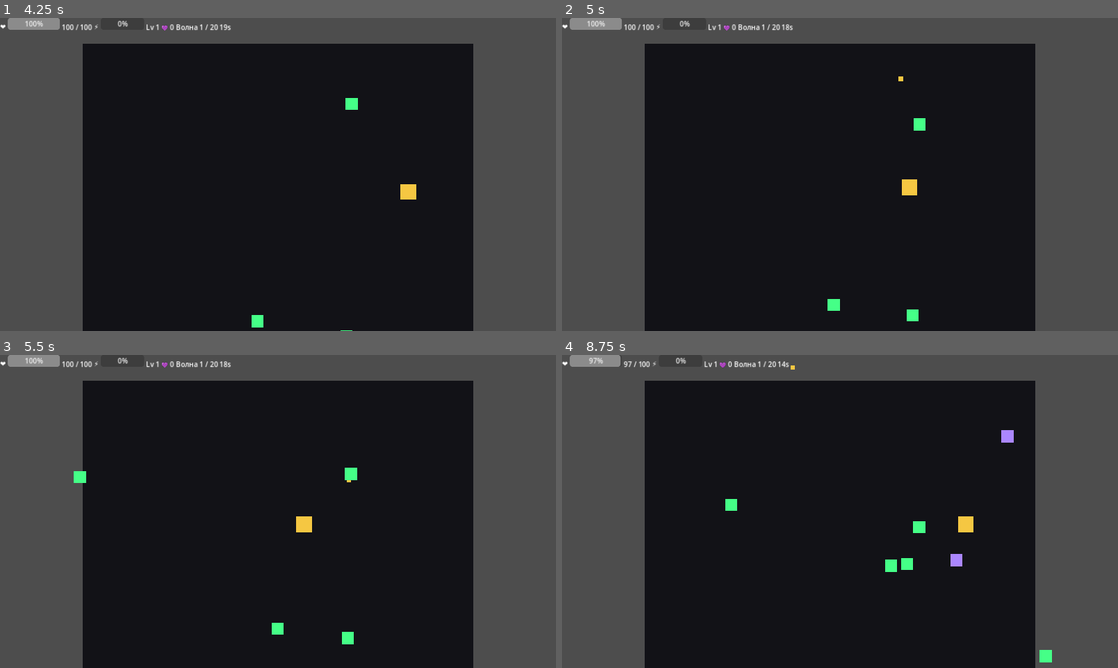
Above: before the commit, frames 1-4 (two rows, left to right).
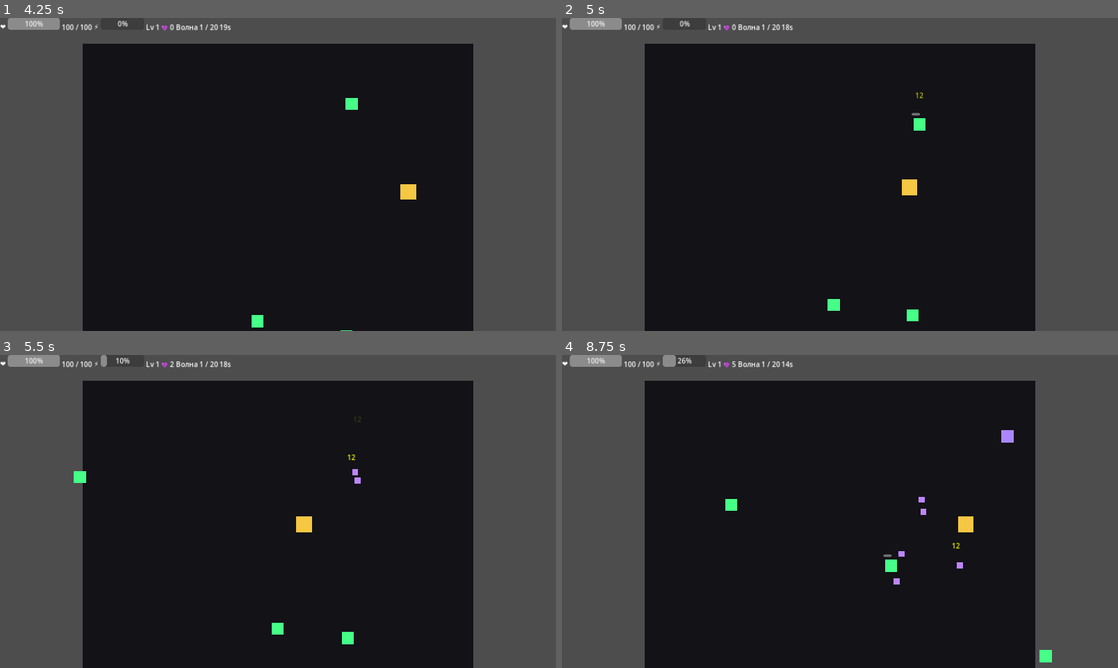
Above: after the commit, the same moments.

Repository: BLXCKBXXST/brotato-mini
Game: Godot game, scene res://scenes/Main.tscn
Two runs of this game, one before a commit and one after it. Both use one fixed random seed, a clock stepped at 60 frames per second and the inputs below.
Inputs:
- Up to frame 1 (4.25 s): click "▶ Начать игру" at 0.5 s; tap Enter at 1.25 s; hold D (move_right) 1.28-2.03 s; hold S (move_down) 2.03-2.78 s; hold D (move_right) 2.78-3.53 s; hold W (move_up) from 3.53 s (still down)
- Up to frame 2 (5 s): release W (move_up) at 4.28 s; hold A (move_left) from 4.28 s (still down)
- Up to frame 3 (5.5 s): keep holding A (move_left)
- Up to frame 4 (8.75 s): release A (move_left) at 5.78 s; hold S (move_down) 5.78-6.53 s; hold D (move_right) 6.53-7.28 s; hold W (move_up) 7.28-8.03 s; hold D (move_right) from 8.03 s (still down)

Frame 1 is identical in both runs. In frame 2, less than 0.1% of the frame differs, in the area x 60-65%, y 18-32%; in frame 3, 0.2%; in frame 4, 0.8%, in the area x 4-73%, y 0-74%.

Commit message:
fix: is_dead guard in Player, game_state guards in Enemy, overlap-based bullet hit detection

Diff:
--- a/scripts/Bullet.gd
+++ b/scripts/Bullet.gd
@@ -1,28 +1,50 @@
 # Bullet.gd
+# Area2D — мониторинг включён, collision layer/mask настроены в сцене.
+# Дополнительно: overlap-проверка через расстояние как fallback.
 extends Area2D
 
-var velocity: Vector2 = Vector2.ZERO
-var damage: float = 10.0
-var pierce: int = 1
-var hits: int = 0
-var speed: float = 500.0
-var lifetime: float = 1.6
+var bullet_velocity: Vector2 = Vector2.ZERO
+var damage: float  = 10.0
+var pierce: int    = 1
+var hits: int      = 0
+var speed: float   = 520.0
+var lifetime: float = 1.8
+var hit_enemies: Array = []
 
 func setup(direction: Vector2, p_damage: float, p_pierce: int) -> void:
-	damage = p_damage
-	pierce = p_pierce
-	velocity = direction.normalized() * speed
+	damage  = p_damage
+	pierce  = p_pierce
+	bullet_velocity = direction.normalized() * speed
 
 func _physics_process(delta: float) -> void:
-	global_position += velocity * delta
+	global_position += bullet_velocity * delta
 	lifetime -= delta
 	if lifetime <= 0:
 		queue_free()
+		return
+	# fallback: дистанционный хит если Area2D не сработал
+	var enemies := get_tree().get_nodes_in_group("enemies")
+	for e in enemies:
+		var node := e as Node2D
+		if node == null or not is_instance_valid(node):
+			continue
+		if node in hit_enemies:
+			continue
+		if global_position.distance_to(node.global_position) < 22.0:
+			_hit(node)
+			if hits >= pierce:
+				queue_free()
+				return
 
-func _on_body_entered(body: Node2D) -> void:
-	if body.is_in_group("enemies"):
-		body.take_hit(damage)
-		GameManager.player_stats["total_damage"] += damage
-		hits += 1
+# сигнал из Area2D
+func _on_body_entered(body: Node) -> void:
+	if body.is_in_group("enemies") and body not in hit_enemies:
+		_hit(body)
 		if hits >= pierce:
 			queue_free()
+
+func _hit(enemy: Node) -> void:
+	hit_enemies.append(enemy)
+	enemy.call("take_hit", damage)
+	GameManager.player_stats["total_damage"] += damage
+	hits += 1
--- a/scripts/Enemy.gd
+++ b/scripts/Enemy.gd
@@ -2,96 +2,111 @@
 extends CharacterBody2D
 
 @onready var health_bar: ProgressBar = $HealthBar
-@onready var sprite: ColorRect = $Sprite
+@onready var sprite: ColorRect       = $Sprite
 
-var hp: float = 20.0
-var max_hp: float = 20.0
-var speed: float = 70.0
-var damage: float = 8.0
-var xp_reward: int = 3
-var mat_reward: int = 2
+var hp: float        = 20.0
+var max_hp: float    = 20.0
+var speed: float     = 70.0
+var damage: float    = 8.0
+var xp_reward: int   = 3
+var mat_reward: int  = 2
 var damage_timer: float = 0.0
+var is_dying: bool   = false
 
-const DAMAGE_INTERVAL := 0.1
-const DROP_SCENE := preload("res://scenes/Drop.tscn")
+const DAMAGE_INTERVAL := 0.5
+const DROP_SCENE       := preload("res://scenes/Drop.tscn")
 const FLOAT_TEXT_SCENE := preload("res://scenes/FloatText.tscn")
 
 func setup(p_hp: float, p_speed: float, p_damage: float, p_xp: int, p_mat: int) -> void:
-	hp = p_hp
-	max_hp = p_hp
-	speed = p_speed
-	damage = p_damage
+	hp        = p_hp
+	max_hp    = p_hp
+	speed     = p_speed
+	damage    = p_damage
 	xp_reward = p_xp
 	mat_reward = p_mat
 	_update_health_bar()
 
 func _physics_process(delta: float) -> void:
-	_seek_player(delta)
+	if GameManager.game_state != "fight" or is_dying:
+		velocity = Vector2.ZERO
+		return
+	_seek_player()
 	_check_player_contact(delta)
 
-func _seek_player(_delta: float) -> void:
-	var player: Node2D = get_tree().get_first_node_in_group("player") as Node2D
+func _seek_player() -> void:
+	var player := get_tree().get_first_node_in_group("player") as Node2D
 	if player == null:
 		return
-	var dir: Vector2 = (player.global_position - global_position).normalized()
-	velocity = dir * speed
+	velocity = (player.global_position - global_position).normalized() * speed
 	move_and_slide()
 
 func _check_player_contact(delta: float) -> void:
-	var player: Node2D = get_tree().get_first_node_in_group("player") as Node2D
+	var player := get_tree().get_first_node_in_group("player") as Node2D
 	if player == null:
 		return
-	if global_position.distance_to(player.global_position) < 28.0:
+	if global_position.distance_to(player.global_position) < 30.0:
 		damage_timer += delta
 		if damage_timer >= DAMAGE_INTERVAL:
 			damage_timer = 0.0
-			player.call("take_damage", damage * DAMAGE_INTERVAL)
+			player.call("take_damage", damage)
 	else:
 		damage_timer = 0.0
 
 func take_hit(dmg: float) -> void:
+	if is_dying:
+		return
 	hp -= dmg
 	_update_health_bar()
 	_show_damage_number(dmg)
 
 	var ls: float = float(GameManager.player_stats["lifesteal"])
 	if ls > 0.0:
-		var player: Node2D = get_tree().get_first_node_in_group("player") as Node2D
+		var player := get_tree().get_first_node_in_group("player") as Node2D
 		if player != null:
 			player.call("heal", dmg * ls)
 
+	# flash white
 	sprite.color = Color.WHITE
-	await get_tree().create_timer(0.1).timeout
-	if is_instance_valid(self):
-		sprite.color = _get_color()
+	get_tree().create_timer(0.08).timeout.connect(func():
+		if is_instance_valid(self) and not is_dying:
+			sprite.color = _orig_color
+	)
 
-	if hp <= 0:
+	if hp <= 0.0:
 		_die()
 
+var _orig_color := Color.WHITE
+
+func _ready() -> void:
+	_orig_color = sprite.color if sprite else Color.WHITE
+
 func _die() -> void:
+	if is_dying:
+		return
+	is_dying = true
 	GameManager.player_stats["total_kills"] += 1
+	GameManager.player_stats["materials"]   += mat_reward
 	GameManager.add_xp(xp_reward)
+	print("[Enemy] died, kills=", GameManager.player_stats["total_kills"])
 	_spawn_drops()
 	queue_free()
 
 func _spawn_drops() -> void:
 	for i in range(mat_reward):
 		var drop := DROP_SCENE.instantiate()
-		get_parent().add_child(drop)
-		drop.global_position = global_position + Vector2(
-			randf_range(-20, 20), randf_range(-20, 20)
-		)
+		get_tree().current_scene.get_node("GameObjects").add_child(drop)
+		drop.global_position = global_position + Vector2(randf_range(-20, 20), randf_range(-20, 20))
 
 func _show_damage_number(dmg: float) -> void:
 	var ft := FLOAT_TEXT_SCENE.instantiate()
-	get_parent().add_child(ft)
+	get_tree().current_scene.get_node("GameObjects").add_child(ft)
 	ft.global_position = global_position + Vector2(0, -30)
-	ft.call("setup", "-" + str(int(dmg)), Color.YELLOW)
+	ft.call("setup", str(int(dmg)), Color.YELLOW)
 
 func _update_health_bar() -> void:
 	if health_bar:
-		health_bar.value = (hp / max_hp) * 100.0
+		health_bar.value   = (hp / max_hp) * 100.0
 		health_bar.visible = hp < max_hp
 
 func _get_color() -> Color:
-	return sprite.color
+	return _orig_color
--- a/scripts/Player.gd
+++ b/scripts/Player.gd
@@ -1,34 +1,37 @@
 # Player.gd
 extends CharacterBody2D
 
-@onready var sprite: ColorRect = $Sprite
-@onready var attack_timer: Timer = $AttackTimer
+@onready var sprite: ColorRect        = $Sprite
+@onready var attack_timer: Timer      = $AttackTimer
 @onready var collision: CollisionShape2D = $Collision
-@onready var range_indicator: Node2D = $RangeIndicator
+@onready var range_indicator: Node2D  = $RangeIndicator
 
 const BULLET_SCENE := preload("res://scenes/Bullet.tscn")
 
 var attack_cooldown: float = 0.0
+var is_dead: bool = false
 
 func _ready() -> void:
 	print("[Player] _ready OK, pos=", global_position)
 	_sync_stats()
 
 func _sync_stats() -> void:
+	is_dead = false
 	attack_cooldown = 1.0 / float(GameManager.player_stats["attack_speed"])
 	print("[Player] stats synced, attack_cooldown=", attack_cooldown)
 
 func _physics_process(delta: float) -> void:
-	if GameManager.game_state != "fight":
+	if GameManager.game_state != "fight" or is_dead:
 		velocity = Vector2.ZERO
 		return
 	_handle_movement(delta)
 	_handle_shooting(delta)
 
 func _handle_movement(_delta: float) -> void:
-	var dir: Vector2 = Vector2.ZERO
-	dir.x = Input.get_axis("move_left", "move_right")
-	dir.y = Input.get_axis("move_up", "move_down")
+	var dir := Vector2(
+		Input.get_axis("move_left", "move_right"),
+		Input.get_axis("move_up", "move_down")
+	)
 	if dir.length() > 0:
 		dir = dir.normalized()
 	velocity = dir * float(GameManager.player_stats["speed"])
@@ -37,7 +40,7 @@
 func _handle_shooting(delta: float) -> void:
 	attack_cooldown -= delta
 	if attack_cooldown <= 0.0:
-		var target: Node2D = _find_nearest_enemy()
+		var target := _find_nearest_enemy()
 		if target != null:
 			_shoot(target)
 			attack_cooldown = 1.0 / float(GameManager.player_stats["attack_speed"])
@@ -45,14 +48,14 @@
 			attack_cooldown = 0.1
 
 func _find_nearest_enemy() -> Node2D:
-	var enemies: Array = get_tree().get_nodes_in_group("enemies")
+	var enemies := get_tree().get_nodes_in_group("enemies")
 	var best: Node2D = null
 	var best_dist: float = float(GameManager.player_stats["range"])
 	for e in enemies:
 		var node := e as Node2D
-		if node == null:
+		if node == null or not is_instance_valid(node):
 			continue
-		var d: float = global_position.distance_to(node.global_position)
+		var d := global_position.distance_to(node.global_position)
 		if d < best_dist:
 			best_dist = d
 			best = node
@@ -60,15 +63,18 @@
 
 func _shoot(target: Node2D) -> void:
 	var bullet := BULLET_SCENE.instantiate()
-	get_parent().add_child(bullet)
+	get_tree().current_scene.get_node("GameObjects").add_child(bullet)
 	bullet.global_position = global_position
 	var shoot_dir: Vector2 = target.global_position - global_position
-	bullet.call("setup", shoot_dir, int(GameManager.player_stats["damage"]), int(GameManager.player_stats["pierce"]))
+	bullet.setup(shoot_dir, float(GameManager.player_stats["damage"]), int(GameManager.player_stats["pierce"]))
 
 func take_damage(amount: float) -> void:
-	GameManager.player_stats["hp"] -= amount
-	if float(GameManager.player_stats["hp"]) <= 0:
+	if is_dead or GameManager.game_state != "fight":
+		return
+	GameManager.player_stats["hp"] = float(GameManager.player_stats["hp"]) - amount
+	if float(GameManager.player_stats["hp"]) <= 0.0:
 		GameManager.player_stats["hp"] = 0
+		is_dead = true
 		print("[Player] died!")
 		GameManager.player_died.emit()
 
